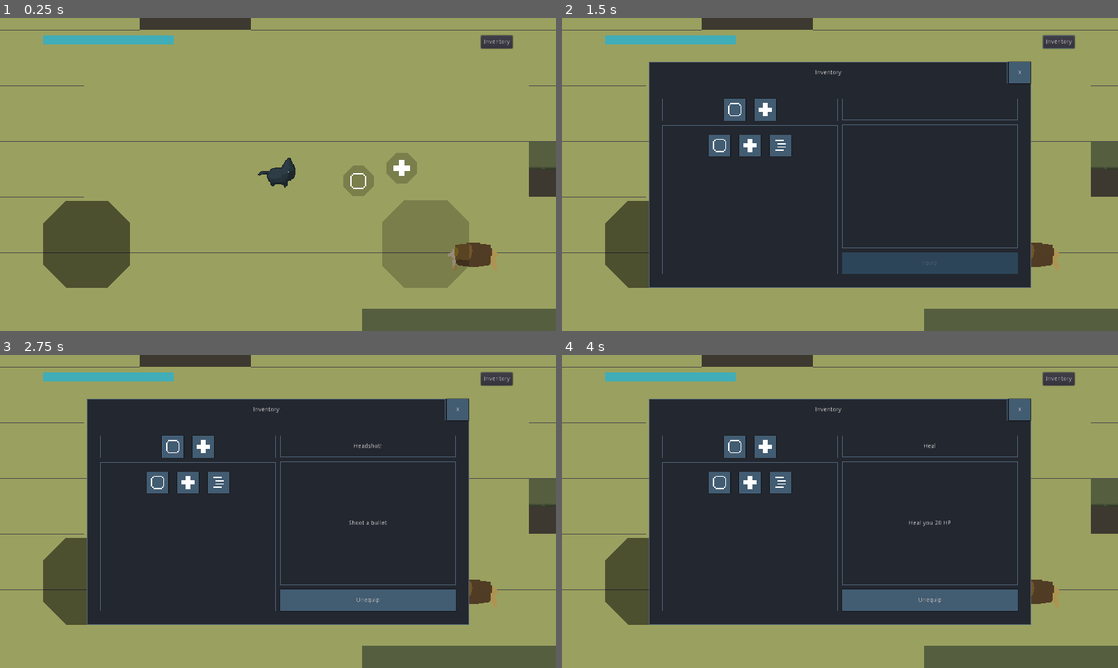
Above: before the commit, frames 1-4 (two rows, left to right).
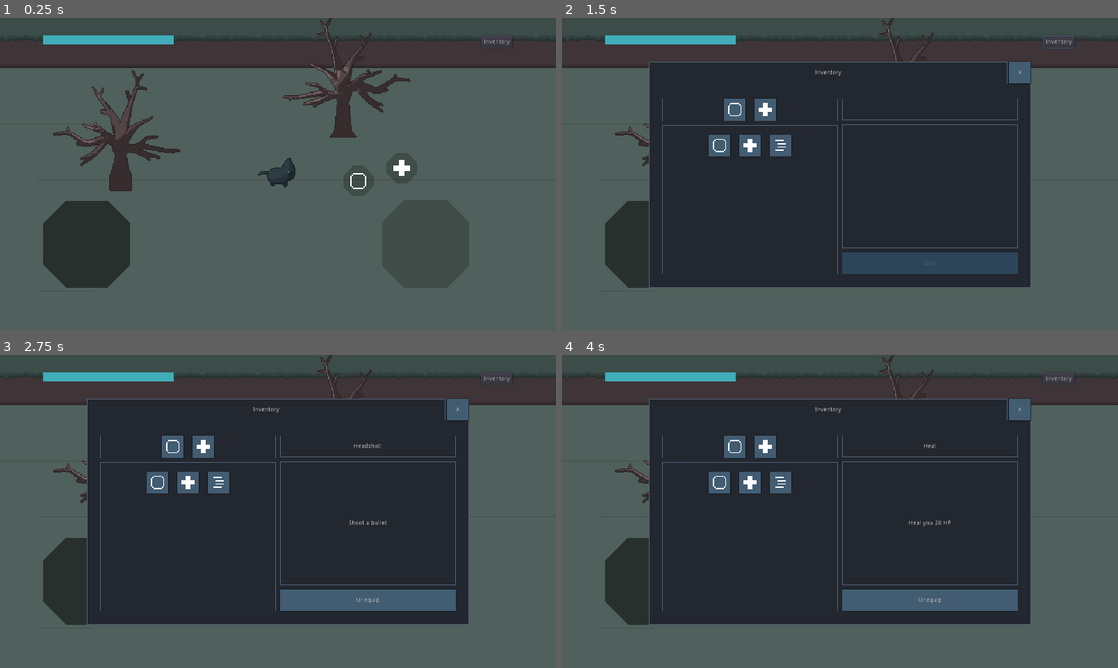
Above: after the commit, the same moments.

Repository: deerformera/neruka
Game: Godot game, scene res://worlds/world.tscn
The game is run twice, just before and just after one commit, with the same random seed, the same clock (stepped at 60 frames per second) and the same inputs.
Inputs (mouse positions are in pixels of both pictures, inside the frame that each line leads up to):
- Up to frame 1 (0.25 s): no input
- Up to frame 2 (1.5 s): click "Inventory" at 0.5 s; click (650, 243) at 1.25 s
- Up to frame 3 (2.75 s): click (172, 445) at 2.02 s
- Up to frame 4 (4 s): click (767, 445) at 2.77 s; click (751, 483) at 3.52 s

The runs differ from the first frame. In frame 1, 98% of the frame differs, in the area x 0-100%, y 0-100%; in frame 2, 49%; in frame 3, 49%; in frame 4, 49%.

Commit message:
grora enhancement

Diff:
--- a/worlds/maps/grora.tscn
+++ b/worlds/maps/grora.tscn
@@ -1,6 +1,7 @@
-[gd_scene load_steps=8 format=2]
+[gd_scene load_steps=12 format=2]
 
 [ext_resource path="res://worlds/maps/grora.png" type="Texture" id=1]
+[ext_resource path="res://worlds/maps/grora-props.png" type="Texture" id=2]
 [ext_resource path="res://characters/flor/flor.tscn" type="PackedScene" id=3]
 
 [sub_resource type="ConvexPolygonShape2D" id=3]
@@ -143,6 +144,56 @@
 6/shapes = [  ]
 6/z_index = 0
 
+[sub_resource type="ConvexPolygonShape2D" id=7]
+points = PoolVector2Array( 112, 144, 80, 144, 80, 112, 112, 112 )
+
+[sub_resource type="ConvexPolygonShape2D" id=8]
+points = PoolVector2Array( 112, 144, 80, 144, 80, 112, 112, 112 )
+
+[sub_resource type="TileSet" id=6]
+0/name = "grora-props.png 0"
+0/texture = ExtResource( 2 )
+0/tex_offset = Vector2( 0, 0 )
+0/modulate = Color( 1, 1, 1, 1 )
+0/region = Rect2( 0, 0, 192, 192 )
+0/tile_mode = 0
+0/occluder_offset = Vector2( 0, 0 )
+0/navigation_offset = Vector2( 0, 0 )
+0/shape_offset = Vector2( 0, 0 )
+0/shape_transform = Transform2D( 1, 0, 0, 1, 0, 0 )
+0/shape = SubResource( 7 )
+0/shape_one_way = false
+0/shape_one_way_margin = 1.0
+0/shapes = [ {
+"autotile_coord": Vector2( 0, 0 ),
+"one_way": false,
+"one_way_margin": 1.0,
+"shape": SubResource( 7 ),
+"shape_transform": Transform2D( 1, 0, 0, 1, 0, 0 )
+} ]
+0/z_index = 0
+1/name = "grora-props.png 1"
+1/texture = ExtResource( 2 )
+1/tex_offset = Vector2( 0, 0 )
+1/modulate = Color( 1, 1, 1, 1 )
+1/region = Rect2( 192, 0, 192, 192 )
+1/tile_mode = 0
+1/occluder_offset = Vector2( 0, 0 )
+1/navigation_offset = Vector2( 0, 0 )
+1/shape_offset = Vector2( 0, 0 )
+1/shape_transform = Transform2D( 1, 0, 0, 1, 0, 0 )
+1/shape = SubResource( 8 )
+1/shape_one_way = false
+1/shape_one_way_margin = 1.0
+1/shapes = [ {
+"autotile_coord": Vector2( 0, 0 ),
+"one_way": false,
+"one_way_margin": 1.0,
+"shape": SubResource( 8 ),
+"shape_transform": Transform2D( 1, 0, 0, 1, 0, 0 )
+} ]
+1/z_index = 0
+
 [node name="Grora" type="Node2D"]
 
 [node name="TileMap" type="TileMap" parent="."]
@@ -169,3 +220,9 @@
 
 [node name="Flor6" parent="Creatures" instance=ExtResource( 3 )]
 position = Vector2( 1618, 1080 )
+
+[node name="Props" type="TileMap" parent="."]
+z_index = 1
+tile_set = SubResource( 6 )
+format = 1
+tile_data = PoolIntArray( -917501, 1, 0, -786433, 0, 0, -589813, 1, 0, -458734, 0, 0, 65556, 1, 0, 589840, 1, 0, 851986, 0, 0, 851990, 1, 0, 983067, 1, 0, 1245212, 1, 0 )
--- a/worlds/world.tscn
+++ b/worlds/world.tscn
@@ -7,7 +7,7 @@
 [node name="World" type="Node2D"]
 
 [node name="Cat" parent="." instance=ExtResource( 2 )]
-position = Vector2( 3487, 102 )
+position = Vector2( 213, -710 )
 
 [node name="Maps" type="Node2D" parent="."]
 
Binary file changed: characters/flor/flor.png
Binary file added: worlds/maps/grora-props.png
Not shown, added: worlds/maps/grora-props.png.import
Binary file changed: worlds/maps/grora.png
